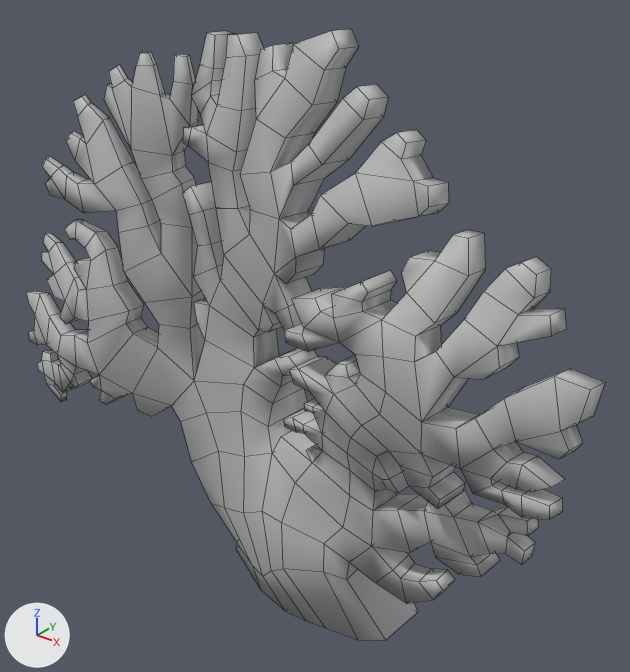
The FBX model LeyuGame/Assets/Models/Props/Opvulling/Mod_Coralplate1.fbx, before and after one commit.
Camera for both pictures: a 50 mm lens placed at (0.0228, -0.0308, 0.0356), pointed at (-0.0013, -0.0006, 0.0169). Arrows for +X, +Y and +Z are at lower left; the lights stay in place. Mesh edges are drawn as thin lines. Where no turn or scale is listed for an object, it has been applied to the vertices.
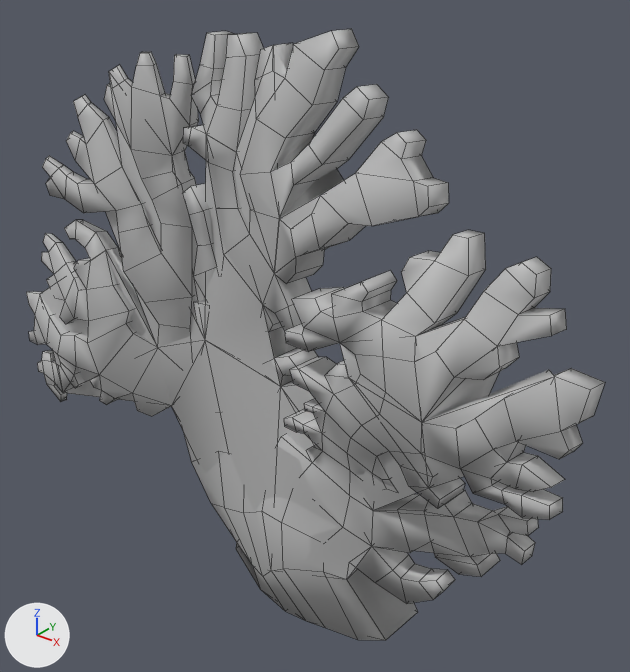
Where the newer file only moved an object's origin or applied its transform, the numbers keep the older frame.

Scene script edits in JSON lines:
```json
{"op": "add", "block": "me_mesh_001", "code": ["me_mesh_001 = bpy.data.meshes.new('Mesh.001')", "me_mesh_001.from_pydata(...)  # 79 vertices, 79 faces; spans x -0.018..0.0129, y -0.0072..0.0025, z -0.0002..0.0305", "me_mesh_001.materials.append(mat_lambert1)  # grey #bcbcbc"]}
{"op": "add", "block": "ob_mod_coral10_lod1", "code": ["ob_mod_coral10_lod1 = bpy.data.objects.new('MOD_Coral10_LOD1', me_mesh_001)", "ob_mod_coral10_lod1.location = (0.0, 0.0, 0.00041)"]}
```

Where the change shows, as pixel boxes (x1, y1, x2, y2) in the pictures (630 x 672 px):
```json
{"object": "MOD_Coral10_LOD1", "change": "added", "after": [40, 46, 554, 580]}
```
